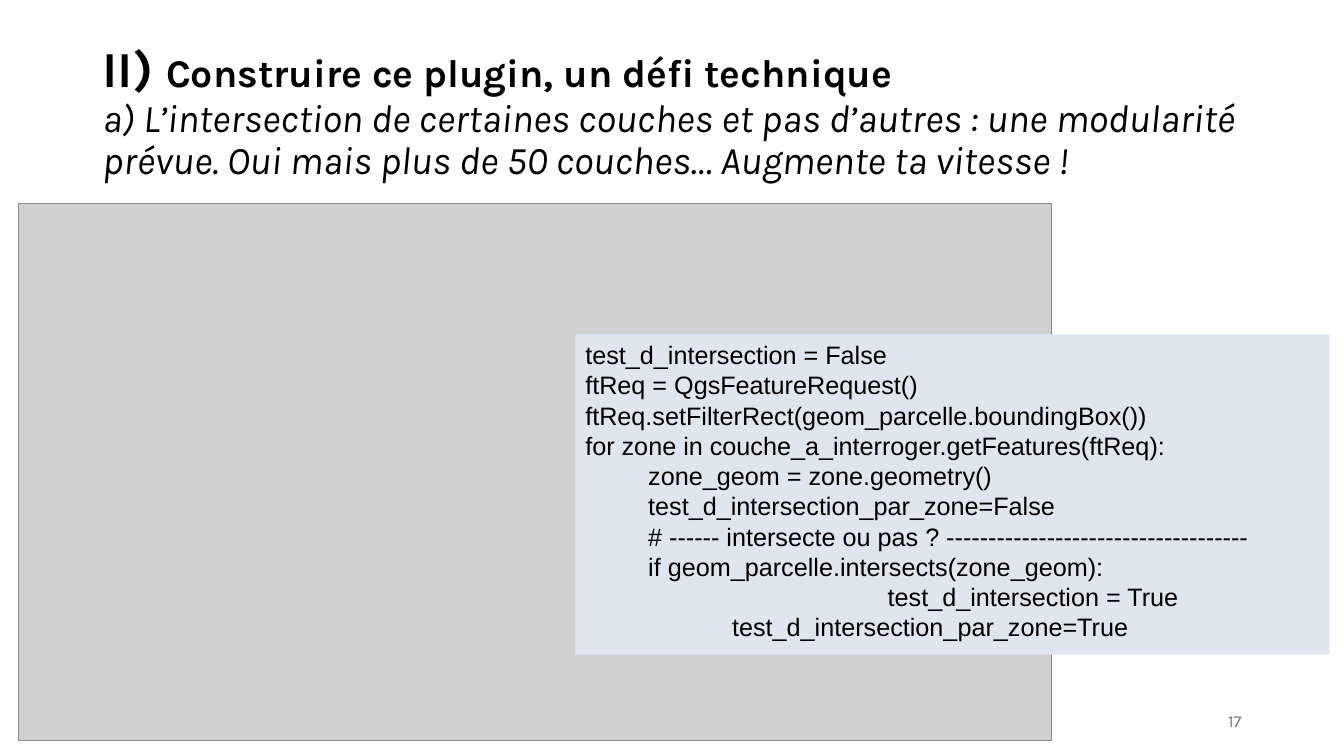
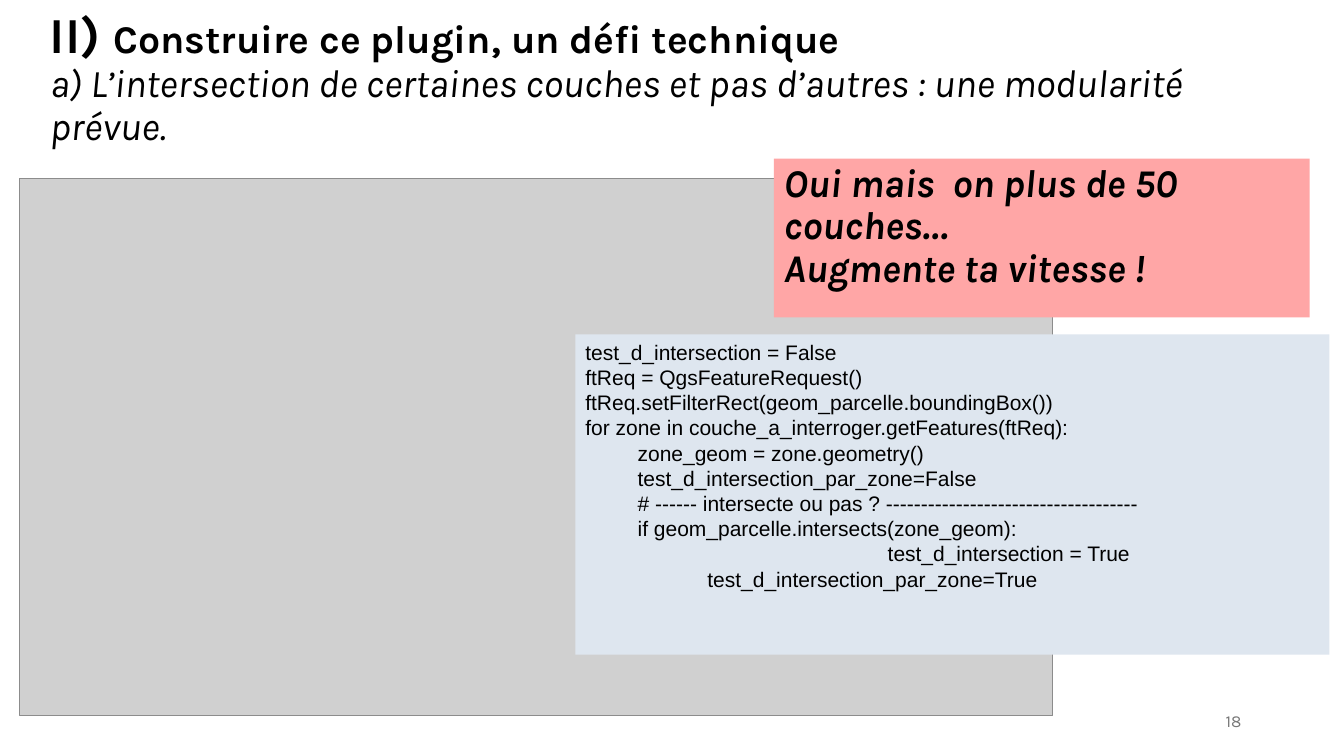
Before and after one commit to tomflyjc/Instruction_ADS, a slide deck: slide 18 of plugin_Instruction_ADS.odp (slide 17 before the commit). Drawn at 1344x756 pixels with LibreOffice and Linux fonts; fonts in the diff are those of the drawing; grey boxes stand for pictures. Boxes give left, top, right and bottom in pixels: in the first picture for what was removed or moved away, otherwise in the second. Text is boxed around its words. In the diff, an @@ line names an element or a change of style, - is before the commit and + after.

```diff
--- a/plugin_Instruction_ADS.odp
+++ b/plugin_Instruction_ADS.odp
@@ title at bbox=[50, 15, 1182, 150]: text changed @@
-II) Construire ce plugin, un défi technique
-a) L’intersection de certaines couches et pas d’autres : une modularité prévue. Oui mais plus de 50 couches… Augmente ta vitesse !
+II) Construire ce plugin, un défi technique
+a) L’intersection de certaines couches et pas d’autres : une modularité prévue.
@@ picture: place and size @@
-picture at bbox=[18, 204, 1052, 741]
+picture at bbox=[20, 178, 1054, 716]
@@ rectangle added at bbox=[774, 158, 1310, 317], fill #FFA6A6, 28 pt, text #000000, bold, italic @@
+Oui mais on plus de 50 couches…
+Augmente ta vitesse !
@@ rectangle "test_d_intersection = False" at bbox=[576, 335, 1330, 655]: size 18 to 15 pt @@
@@ page number at bbox=[1226, 716, 1242, 727]: text changed @@
-17
+18
```
Also in this commit, not shown: 15 other slides changed, 8 slides added, 6 slides removed.
